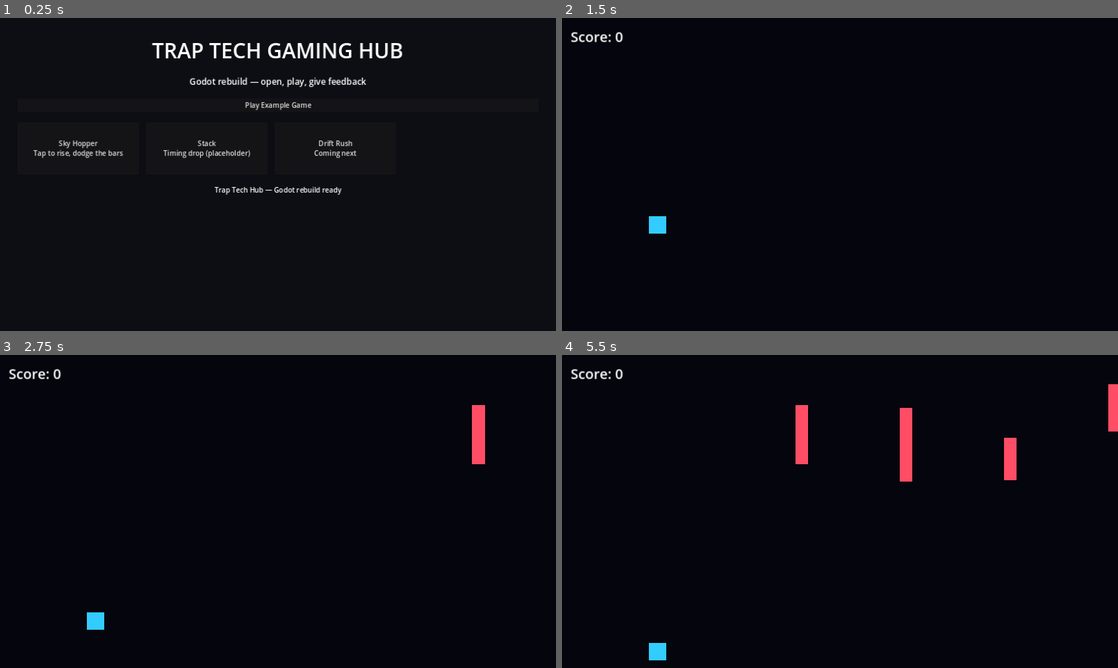
Above: before the commit, frames 1-4 (two rows, left to right).
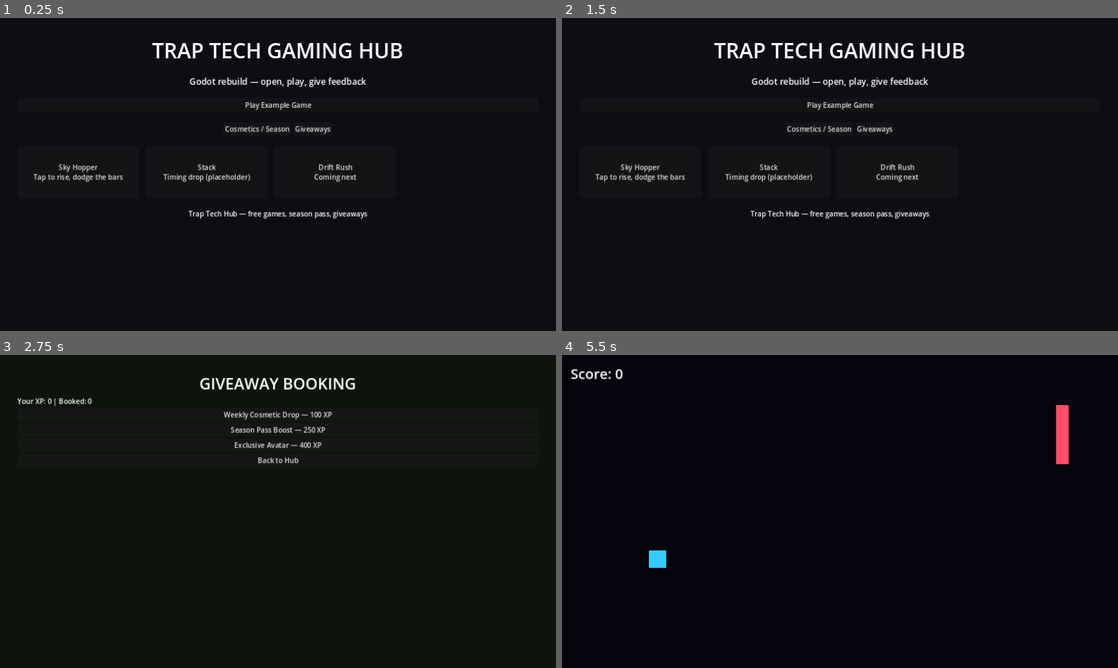
Above: after the commit, the same moments.

Repository: TheTavern001/TrapTech-Gaming-Hub
Game: Godot game, scene res://scenes/hub.tscn
The game is run twice, just before and just after one commit, with the same random seed, the same clock (stepped at 60 frames per second) and the same inputs.
Inputs (mouse positions are in pixels of both pictures, inside the frame that each line leads up to):
- Up to frame 1 (0.25 s): no input
- Up to frame 2 (1.5 s): click (817, 127) at 0.5 s, where only the run after the commit has a clickable "Cosmetics / Season"; click (840, 124) at 1.25 s, where only the run after the commit has a clickable "Back to Hub"
- Up to frame 3 (2.75 s): click (311, 464) at 2 s, where only the run after the commit has a clickable "Giveaways"
- Up to frame 4 (5.5 s): click (840, 461) at 2.75 s, where only the run after the commit has a clickable "Back to Hub"; click (840, 442) at 3.5 s, where only the run after the commit has a clickable "Play Example Game"; tap Enter (ui_accept) at 4.25, 4.52, 5.27 s; move the mouse to (962, 495) at 4.27 s; click (962, 495) at 4.42 s; move the mouse to (728, 527) at 5.02 s; click (728, 527) at 5.17 s

The runs differ from the first frame. In frame 1, 2.2% of the frame differs, in the area x 6-67%, y 34-65%; in frame 2, 3.5%, in the area x 1-73%, y 4-69%; in frame 3, 2.4%; in frame 4, 2.3%.

Commit message:
Link shop and giveaways from hub

Diff:
--- a/godot/scripts/hub.gd
+++ b/godot/scripts/hub.gd
@@ -12,8 +12,23 @@
 
 func _ready() -> void:
 	play_button.pressed.connect(_on_play_pressed)
-	status_label.text = "Trap Tech Hub — Godot rebuild ready"
+	status_label.text = "Trap Tech Hub — free games, season pass, giveaways"
 	_build_grid()
+	_add_nav()
+
+func _add_nav() -> void:
+	var nav = HBoxContainer.new()
+	nav.alignment = BoxContainer.ALIGNMENT_CENTER
+	var shop_btn = Button.new()
+	shop_btn.text = "Cosmetics / Season"
+	shop_btn.pressed.connect(func(): get_tree().change_scene_to_file("res://scenes/shop.tscn"))
+	var give_btn = Button.new()
+	give_btn.text = "Giveaways"
+	give_btn.pressed.connect(func(): get_tree().change_scene_to_file("res://scenes/giveaways.tscn"))
+	nav.add_child(shop_btn)
+	nav.add_child(give_btn)
+	$VBox.add_child(nav)
+	$VBox.move_child(nav, 3)
 
 func _build_grid() -> void:
 	for g in games:
